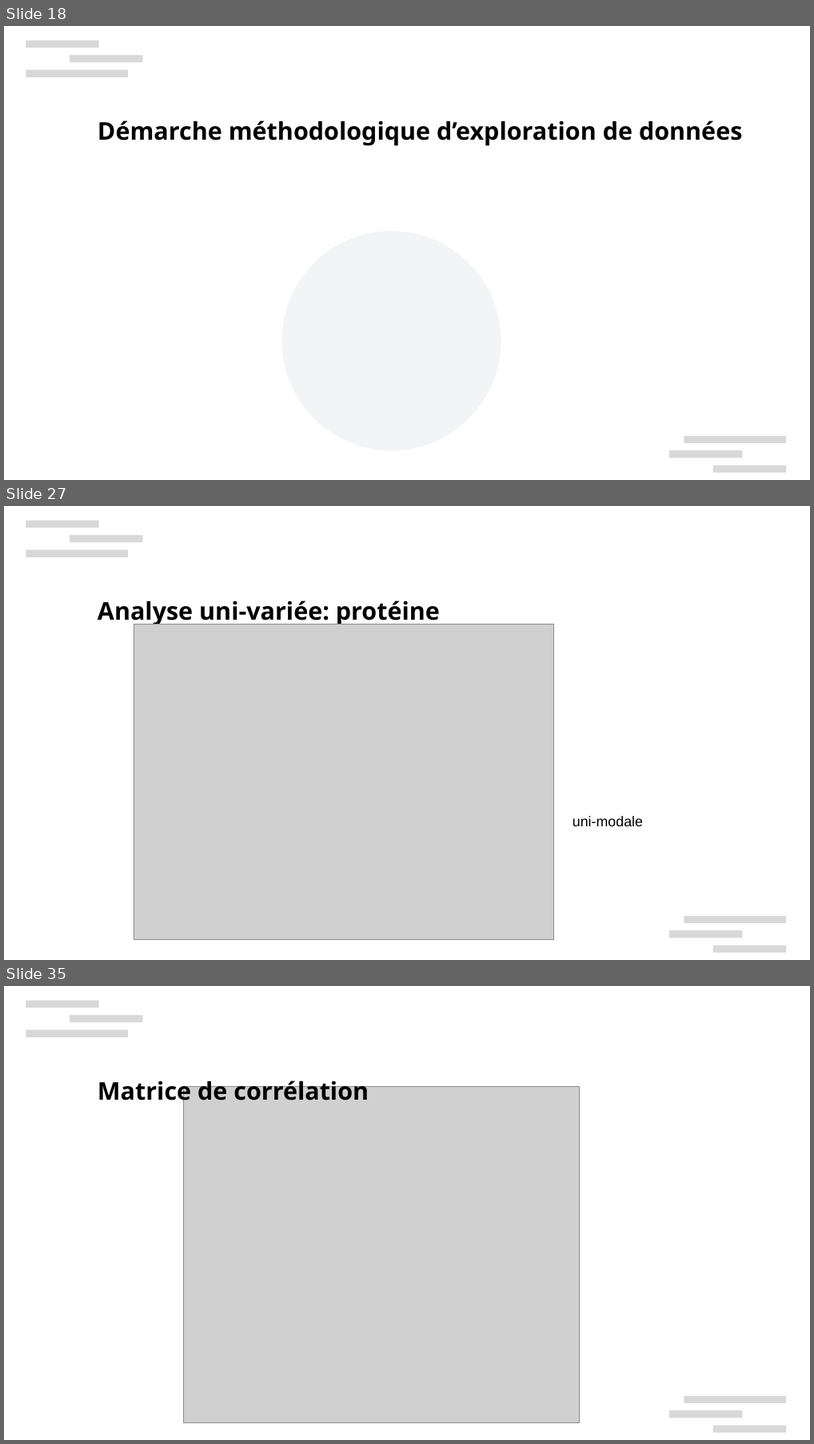
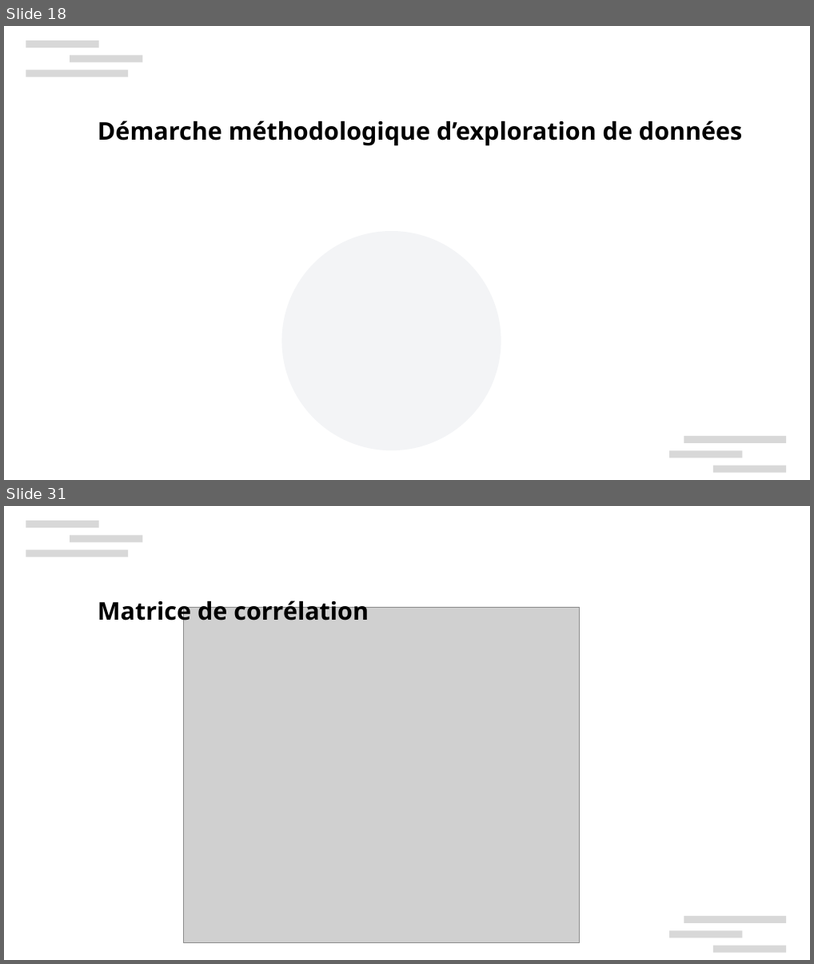
Before and after one commit to xbarrelet/formation, a slide deck: project_2/Barrelet_Xavier_2_presentation_180424.pptx. Shown one above the other, each under a label of ours: slides 18, 27 and 35 before the commit, slides 18 and 31 after it; the slides between them are not shown. The pictures are 814x1444 and 814x964 pixels, drawn with LibreOffice and Linux fonts; fonts in the diff are those of the drawing; grey boxes stand for pictures; background and template pictures are left out. Boxes give left, top, right and bottom in pixels: in the first picture for what was removed or moved away, otherwise in the second. Text is boxed around its words. In the diff, an @@ line names an element or a change of style, - is before the commit and + after.

```diff
--- a/project_2/Barrelet_Xavier_2_presentation_180424.pptx
+++ b/project_2/Barrelet_Xavier_2_presentation_180424.pptx
@@ slide 27 removed at <box>4,506,810,960</box>, background #FFFFFF; not listed: 6 template elements that a slide beside it also shows @@
@@ text removed at <box>98,600,440,627</box> @@
-Analyse uni-variée: protéine
@@ picture removed at <box>134,624,554,940</box> @@
@@ text removed at <box>573,816,643,826</box> @@
-uni-modale
@@ what was slide 35 is now slide 31 @@
```
Also in this commit, not shown: 16 slides changed, 3 other slides removed, 3 other files.
